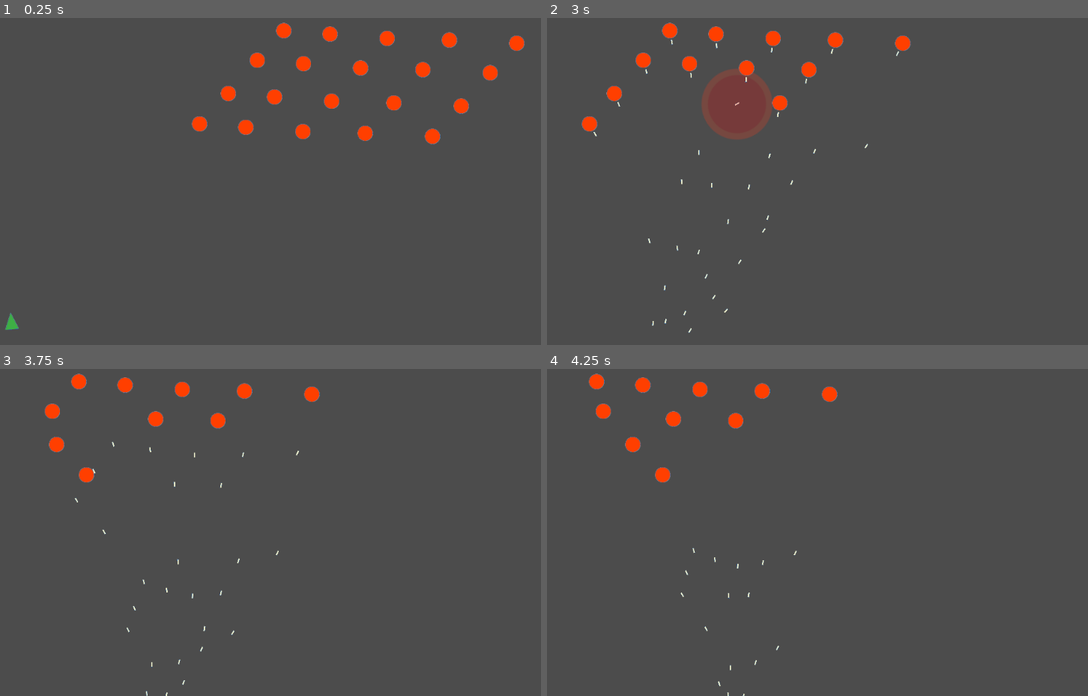
Above: before the commit, frames 1-4 (two rows, left to right).
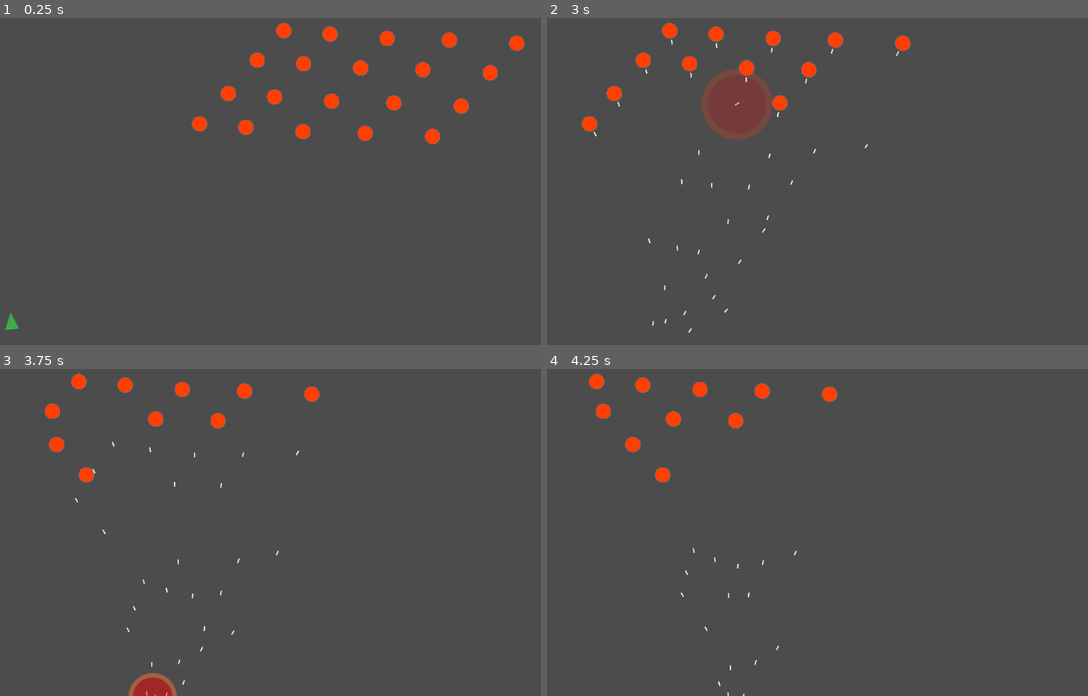
Above: after the commit, the same moments.

Repository: danieljohnson2/Shooty
Game: Godot game, scene res://Game.tscn
Same seed, same stepped clock (60 frames per second), same inputs: the game is played once before the commit and once after it.
Inputs (mouse positions are in pixels of both pictures, inside the frame that each line leads up to):
- Up to frame 1 (0.25 s): no input
- Up to frame 2 (3 s): move the mouse to (958, 152) at 0.52 s; hold Right (ui_right) 0.53-1.28 s; move the mouse to (709, 188) at 1.27 s; hold Down (ui_down) 1.28-2.03 s; move the mouse to (887, 93) at 2.02 s; hold Right (ui_right) 2.03-2.78 s; move the mouse to (801, 240) at 2.77 s; hold Up (ui_up) from 2.78 s (still down)
- Up to frame 3 (3.75 s): move the mouse to (459, 571) at 3.52 s; release Up (ui_up) at 3.53 s; hold Left (ui_left) from 3.53 s (still down)
- Up to frame 4 (4.25 s): keep holding Left (ui_left)

Frames 1-2 are identical in both runs. In frame 3, 0.5% of the frame differs, in the area x 23-33%, y 92-100%; in frame 4, nothing differs.

Commit message:
Disable physics collisions for bullets

Diff:
--- a/Bullet.gd
+++ b/Bullet.gd
@@ -17,7 +17,6 @@
 	self.rotation += angle
 	self.position += Vector2(0, offset).rotated(angle)
 	self.linear_velocity = Vector2(0, speed).rotated(angle)
-
 
 func _process(delta):
 	self.angular_velocity = 0 # no tumbling
--- a/Bullet.tscn
+++ b/Bullet.tscn
@@ -10,7 +10,7 @@
 
 input_pickable = false
 collision_layer = 1
-collision_mask = 1
+collision_mask = 0
 mode = 0
 mass = 0.01
 friction = 0.0
@@ -27,7 +27,7 @@
 angular_velocity = 0.0
 angular_damp = 1.0
 script = ExtResource( 1 )
-_sections_unfolded = [ "Angular", "Applied Forces" ]
+_sections_unfolded = [ "Angular", "Applied Forces", "Collision" ]
 duration = 1.5
 
 [node name="Sprite" type="Sprite" parent="." index="0"]
